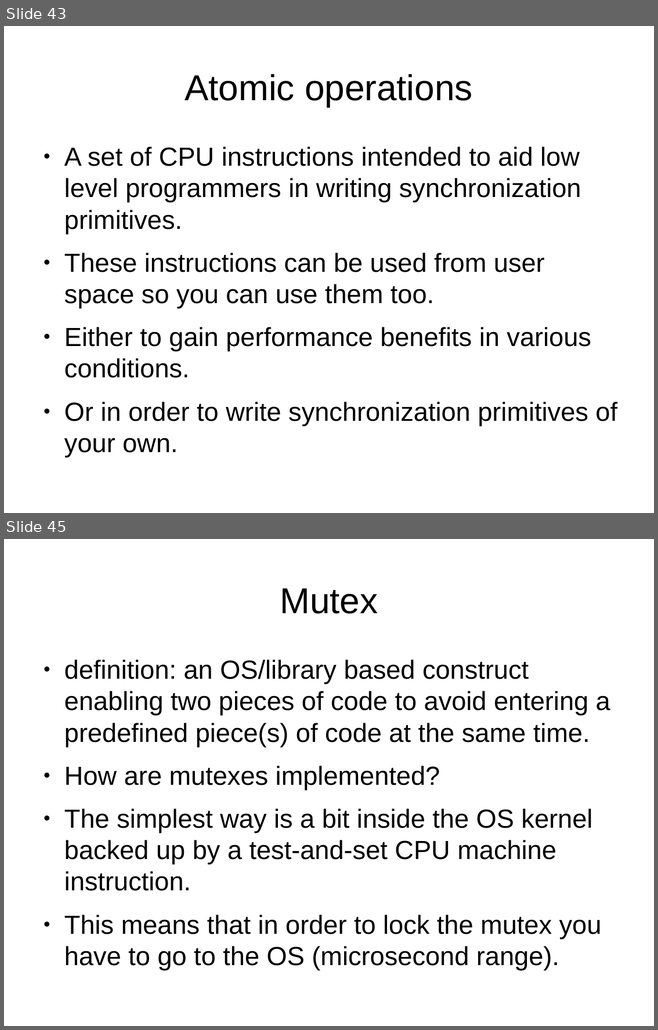
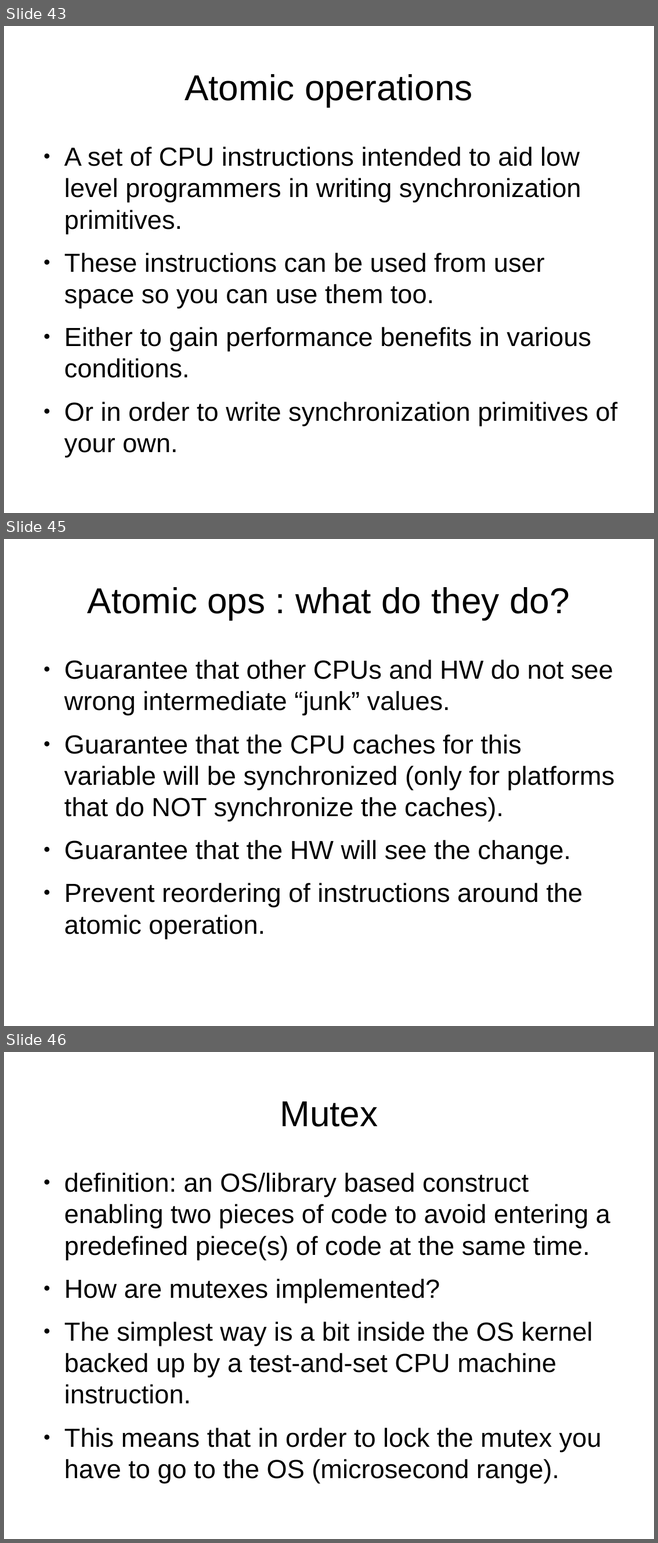
Before and after one commit to veltzer/demos-linux, a slide deck: doc/odp/multicore.odp. Shown one above the other, each under a label of ours: slides 43 and 45 before the commit, slides 43, 45 and 46 after it; the slides between them are not shown. The pictures are 658x1030 and 658x1543 pixels, drawn with LibreOffice and Linux fonts; fonts in the diff are those of the drawing. Boxes give left, top, right and bottom in pixels: in the first picture for what was removed or moved away, otherwise in the second. Text is boxed around its words. In the diff, an @@ line names an element or a change of style, - is before the commit and + after.

```diff
--- a/doc/odp/multicore.odp
+++ b/doc/odp/multicore.odp
@@ slide 45 added at bbox=[4, 539, 654, 1026], background #FFFFFF @@
@@ title added at bbox=[88, 587, 570, 620], 44 pt, text #000000 @@
+Atomic ops : what do they do?
@@ text added at bbox=[64, 660, 615, 939], 32 pt, text #000000 @@
+● Guarantee that other CPUs and HW do not see wrong intermediate “junk” values.
+● Guarantee that the CPU caches for this variable will be synchronized (only for platforms that do NOT synchronize the caches).
+● Guarantee that the HW will see the change.
+● Prevent reordering of instructions around the atomic operation.
@@ what was slide 45 is now slide 46 @@
```
Also in this commit, not shown: 3 slides changed, 7 other files.
